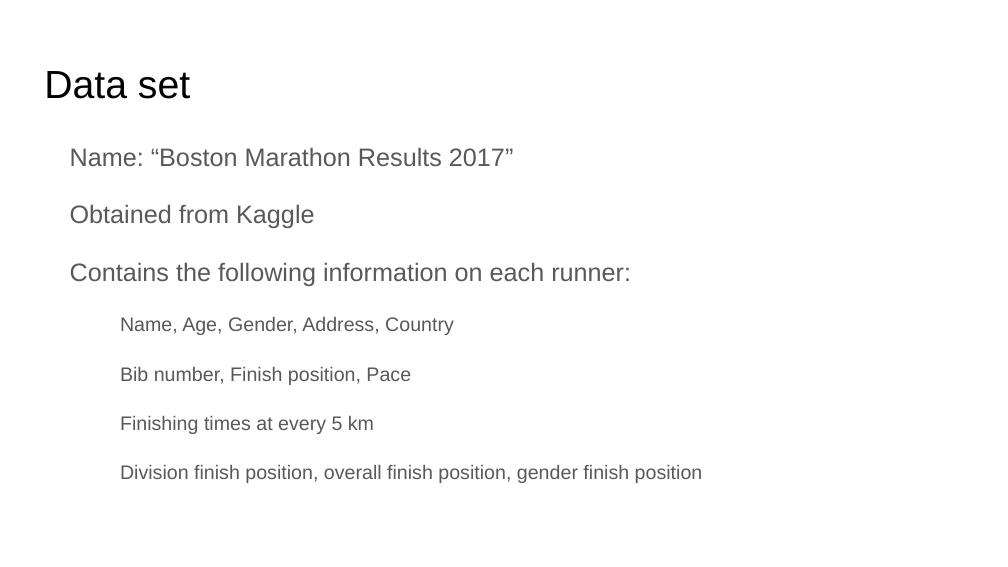
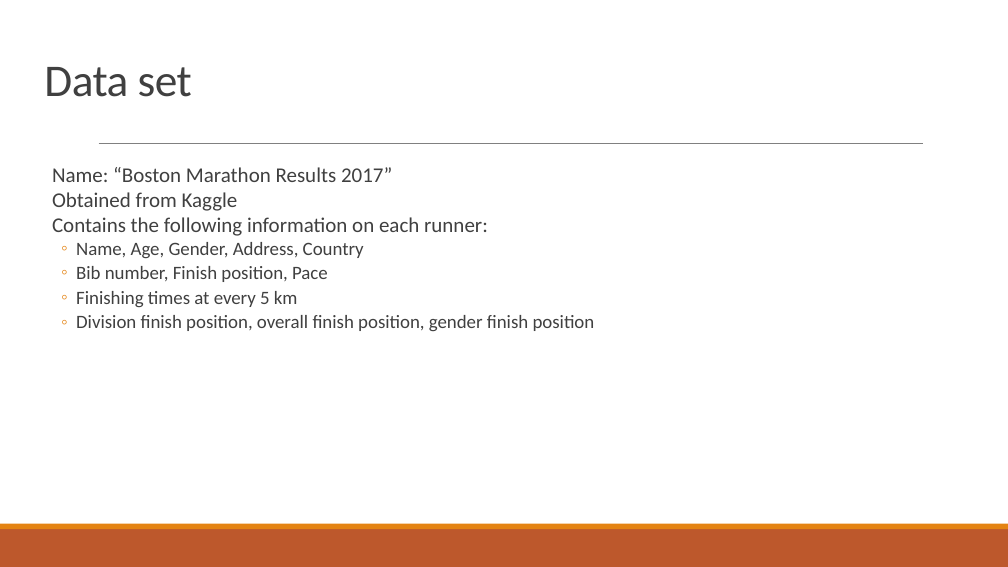
Before and after one commit to yelaura/python-assignments, a slide deck: slide 2 of Python for Data Analysis/Final-Project/Presentation.pptx. Drawn at 1008x567 pixels with LibreOffice and Linux fonts; fonts in the diff are those of the drawing. Boxes give left, top, right and bottom in pixels: in the first picture for what was removed or moved away, otherwise in the second. Text is boxed around its words. In the diff, an @@ line names an element or a change of style, - is before the commit and + after.

```diff
--- a/Python for Data Analysis/Final-Project/Presentation.pptx
+++ b/Python for Data Analysis/Final-Project/Presentation.pptx
@@ title "Data set" at (44, 67, 192, 97): size 28 to 32.4 pt, font Arial to Calibri, text colour #000000 to #404040, letter spacing 0 to -0.4 pt; line spacing 1 to 0.85 @@
@@ text "Name: “Boston Marathon Results 2017”" at (52, 167, 595, 331): size 18 to 15 pt in "Name: “Boston Marathon Results 2017”", "Obtained from Kaggle", "Contains the following information on each runner:"; font Arial to Calibri, text colour #595959 to #404040; size 14 to 13.5 pt in "Name, Age, Gender, Address, Country", "Bib number, Finish position, Pace", "Finishing times at every 5 km", "Division finish position, overall finish position, gender ..."; bullet none to  ; line spacing 1.15 to 0.9; less space between paragraphs; bullet none to ◦ @@
@@ line added from (99, 144) to (922, 144), #808080 0.5 pt @@
@@ rectangle added at (0, 529, 1008, 567), fill #BD582C @@
@@ rectangle added at (0, 524, 1008, 529), fill #E48312 @@
```
Also in this commit, not shown: 4 other slides changed, 2 other files.
